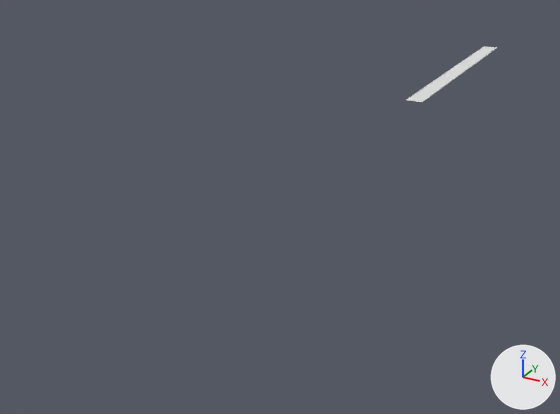
The FBX model Assets/Models/FbxFiles/Road.fbx as it was, and as the next commit left it.
One viewpoint serves both versions: a camera (50 mm lens) standing at (33.9, -138.7, 29.6) and looking at (-8.2, -62.3, -8.6). Lighting does not change. The marker at lower right points along +X, +Y and +Z. Where no turn or scale is listed for an object, it has been applied to the vertices. Vertices at the same position are counted once.

Objects in the first picture: 'Road'.
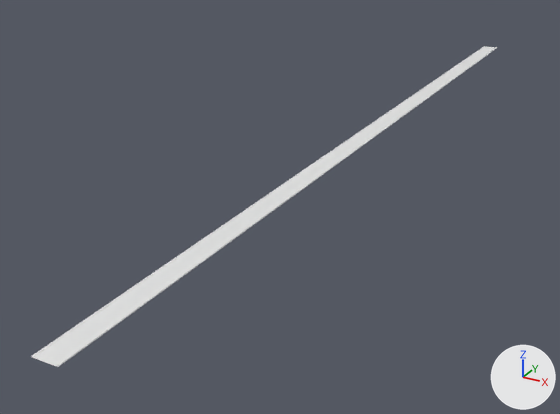
What changed in the scene script:
```text
Change me_cube_010:
    used by ob_road; location = (0.0, 0.0, 0.0)
    remove me_cube_010.from_pydata(...)  # 572 vertices, 220 faces; spans x -1.2..1.2, y -39.0..1.0, z -2.0..0.0
    add me_cube_010.from_pydata(...)  # 2652 vertices, 1705 faces; spans x -1.2..1.2, y -109.0..1.0, z -2.0..0.0
    me_cube_010 part 1: 2400 vertices added at x -1.2..1.2, y -109.0..0.7, z -2.0..0.0
```

Location of each change, [x1, y1, x2, y2] in pixels of the pictures (560 x 414 px):
'Road', reshaped: before [406, 46, 497, 102]; after [31, 46, 497, 367]
part 1 of me_cube_010, added: after [31, 46, 497, 367]
